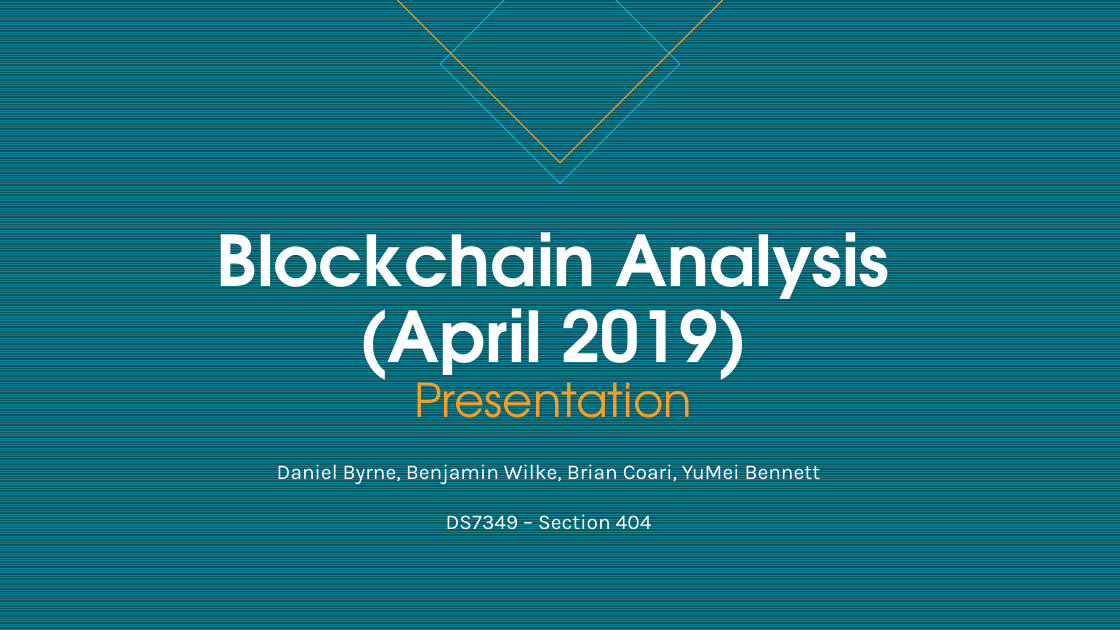
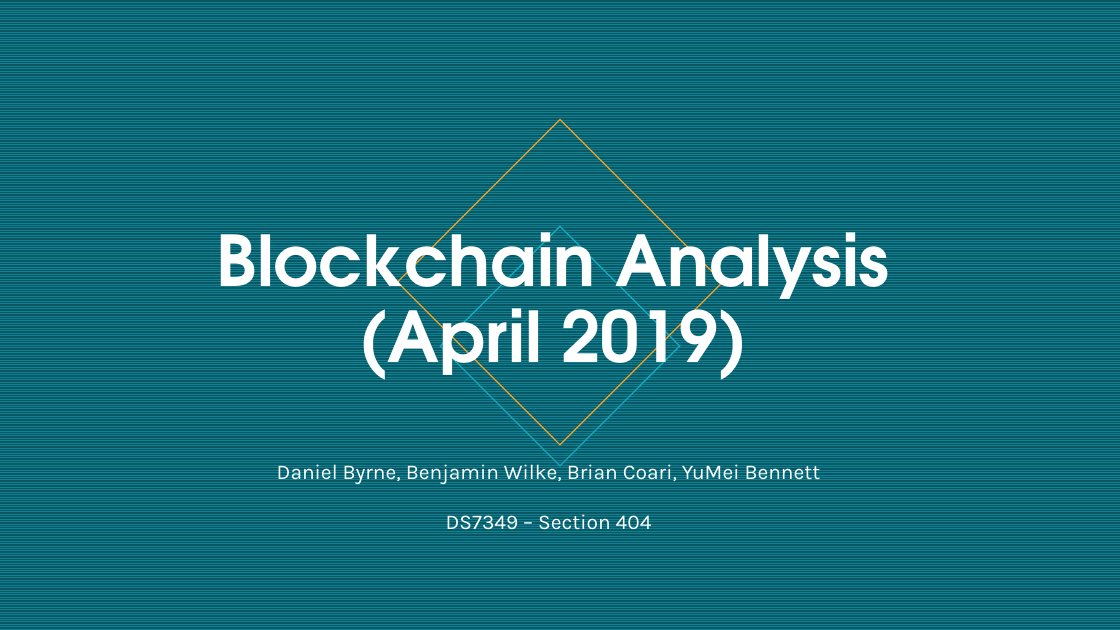
Before and after one commit to realdanielbyrne/BlockChainIntro, a slide deck: slide 1 of DS749 Project_Team 4_Blockchain Analysis.pptx. Drawn at 1120x630 pixels with LibreOffice and Linux fonts; fonts in the diff are those of the drawing. Boxes give left, top, right and bottom in pixels: in the first picture for what was removed or moved away, otherwise in the second. Text is boxed around its words. In the diff, an @@ line names an element or a change of style, - is before the commit and + after.

```diff
--- a/DS749 Project_Team 4_Blockchain Analysis.pptx
+++ b/DS749 Project_Team 4_Blockchain Analysis.pptx
@@ diamond: place and size @@
-diamond at box(397, 0, 723, 162)
+diamond at box(397, 119, 723, 444)
@@ title at box(217, 211, 890, 390): text changed @@
-Blockchain Analysis (April 2019)
-Presentation
+Blockchain Analysis (April 2019)
@@ diamond: place and size @@
-diamond at box(440, 0, 680, 183)
+diamond at box(440, 226, 680, 465)
```
Also in this commit, not shown: 9 other slides changed, 1 slide added, 1 slide removed, 1 other file.
